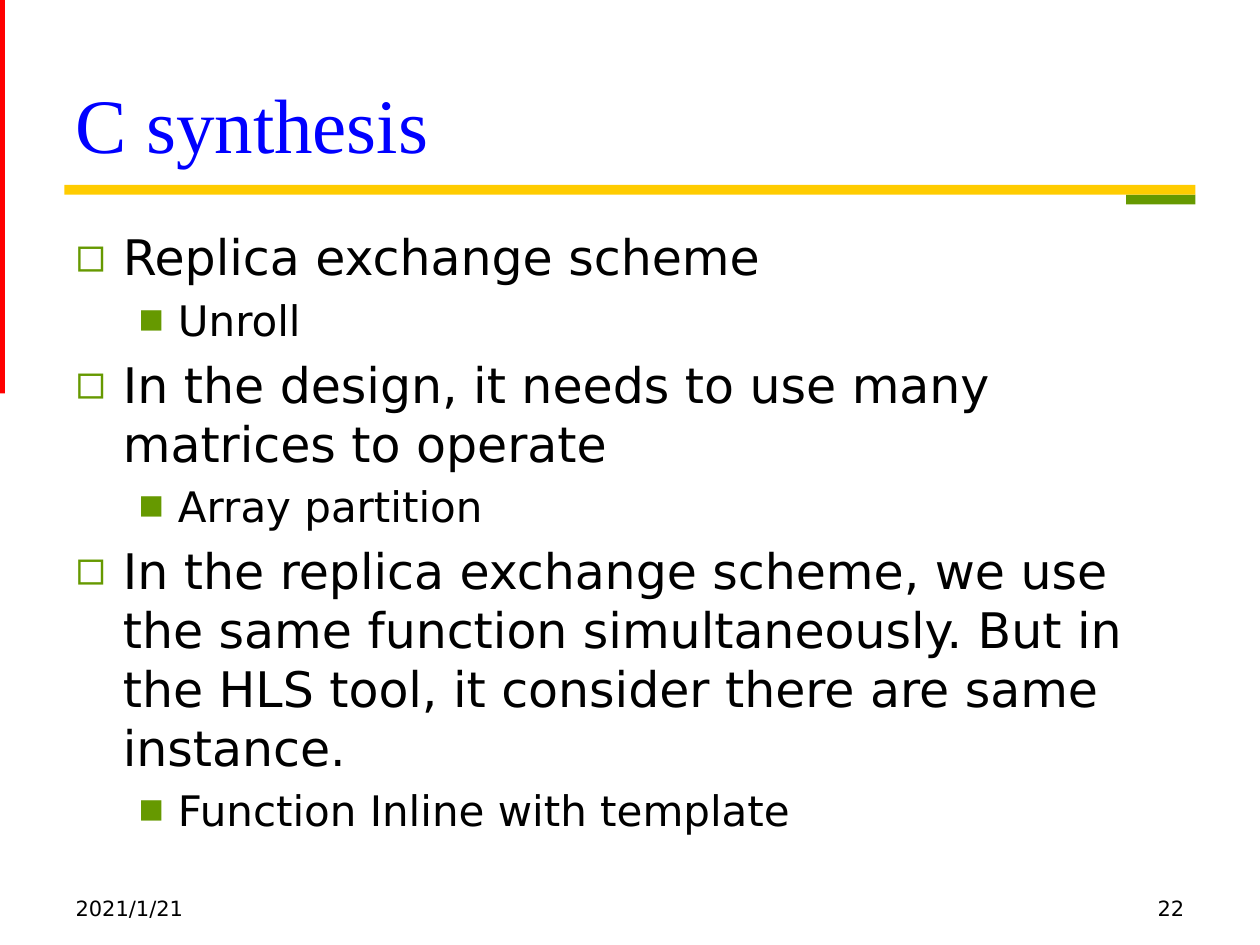
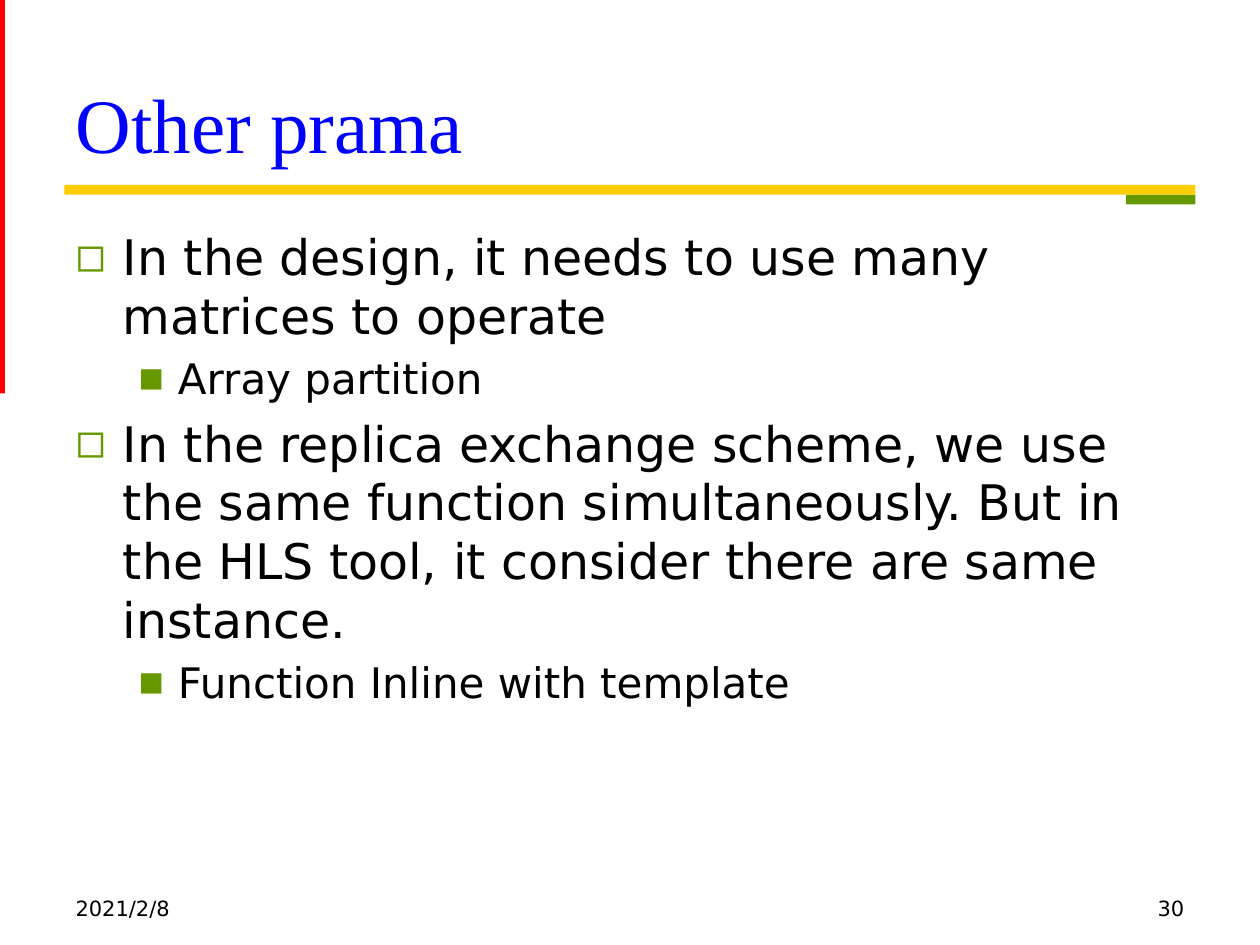
Before and after one commit to mediaic/MSoC-HLS, a slide deck: slide 30 of final-project/slides/Digital Annealer.pptx (slide 22 before the commit). Drawn at 1260x945 pixels with LibreOffice and Linux fonts; fonts in the diff are those of the drawing. Boxes give left, top, right and bottom in pixels: in the first picture for what was removed or moved away, otherwise in the second. Text is boxed around its words. In the diff, an @@ line names an element or a change of style, - is before the commit and + after.

```diff
--- a/final-project/slides/Digital Annealer.pptx
+++ b/final-project/slides/Digital Annealer.pptx
@@ title at [76,99,462,168]: text changed @@
-C synthesis
+Other prama
@@ text at [123,237,759,337]: paragraphs removed @@
-◻ Replica exchange scheme
-  ■ Unroll
@@ text at [76,900,170,918]: text changed @@
-2021/1/21
+2021/2/8
@@ page number at [1158,900,1185,917]: text changed @@
-22
+30
```
Also in this commit, not shown: 22 other slides changed, 11 slides added, 4 slides removed, 18 other files.
